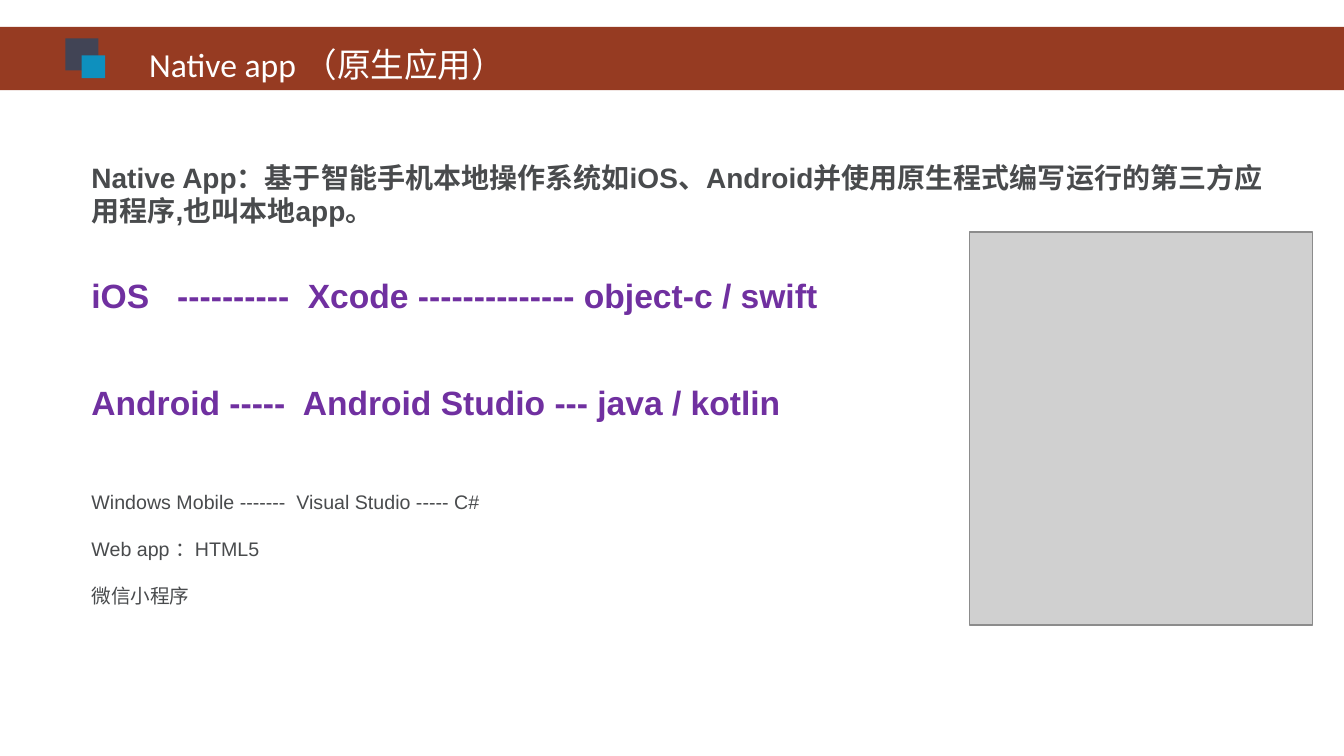
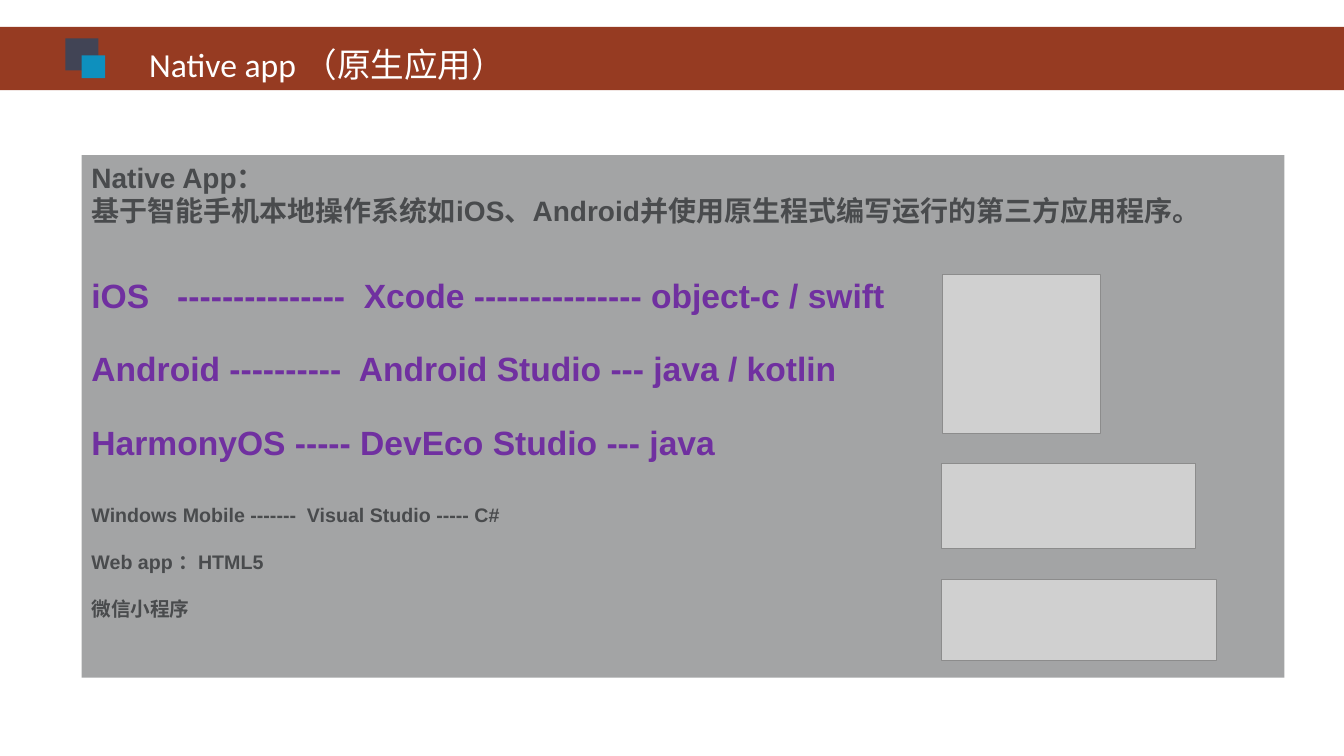
Before and after one commit to HBU/Android-PPT, a slide deck: slide 6 of 00.0 -- 移动开发 -- 第00章.pptx. Drawn at 1344x756 pixels with LibreOffice and Linux fonts; fonts in the diff are those of the drawing; grey boxes stand for pictures; background and template pictures are left out. Boxes give left, top, right and bottom in pixels: in the first picture for what was removed or moved away, otherwise in the second. Text is boxed around its words. In the diff, an @@ line names an element or a change of style, - is before the commit and + after.

```diff
--- a/00.0 -- 移动开发 -- 第00章.pptx
+++ b/00.0 -- 移动开发 -- 第00章.pptx
@@ rectangle "Native App：": place and size @@
-rectangle "Native App：" at bbox=[91, 166, 1262, 605]
+rectangle "Native App：" at bbox=[82, 155, 1285, 678]
@@ rectangle "Native App：" at bbox=[82, 155, 1285, 678]: fill none to #494B4D at 50% opacity @@
@@ text in rectangle at bbox=[91, 168, 1201, 462]: text changed @@
-Native App：基于智能手机本地操作系统如iOS、Android并使用原生程式编写运行的第三方应用程序,也叫本地app。
-iOS ---------- Xcode -------------- object-c / swift
-Android ----- Android Studio --- java / kotlin
+Native App：
+基于智能手机本地操作系统如iOS、Android并使用原生程式编写运行的第三方应用程序。
+iOS --------------- Xcode --------------- object-c / swift
+Android ---------- Android Studio --- java / kotlin
+HarmonyOS ----- DevEco Studio --- java
@@ picture removed at bbox=[970, 232, 1314, 625] @@
@@ picture added at bbox=[943, 275, 1101, 434] @@
@@ picture added at bbox=[942, 464, 1196, 548] @@
@@ text in rectangle at bbox=[91, 508, 499, 618]: bold on in "Windows Mobile ------- Visual Studio ----- C#", "Web app ：HTML5", "微信小程序" @@
@@ picture added at bbox=[942, 580, 1216, 661] @@
```
Also in this commit, not shown: 6 other slides changed, 1 other file.
